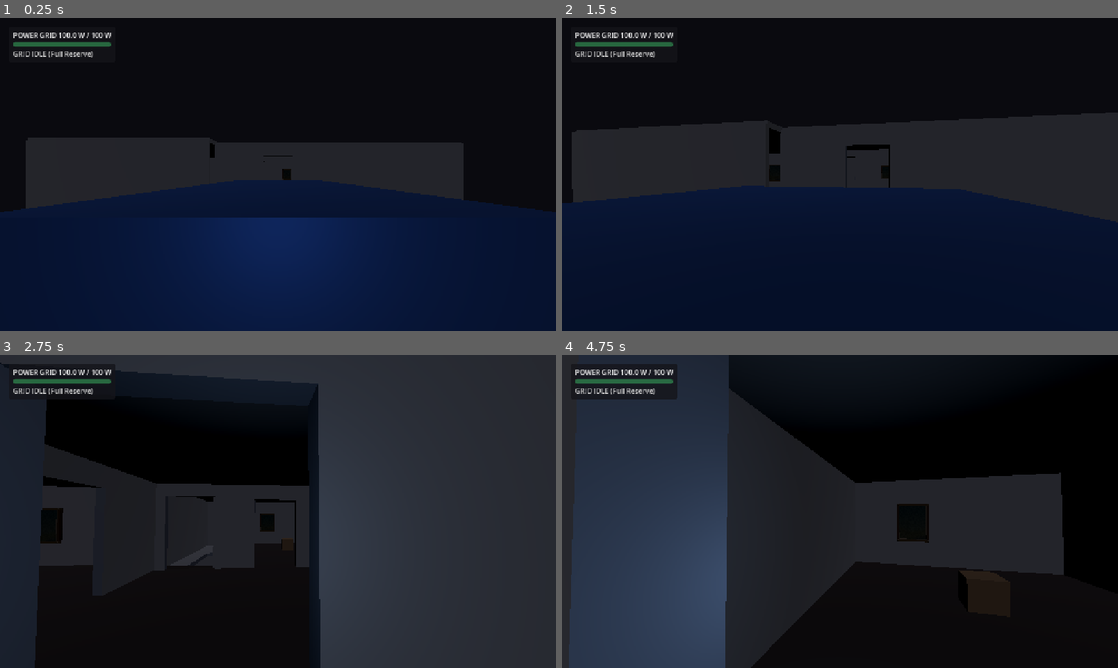
Above: before the commit, frames 1-4 (two rows, left to right).
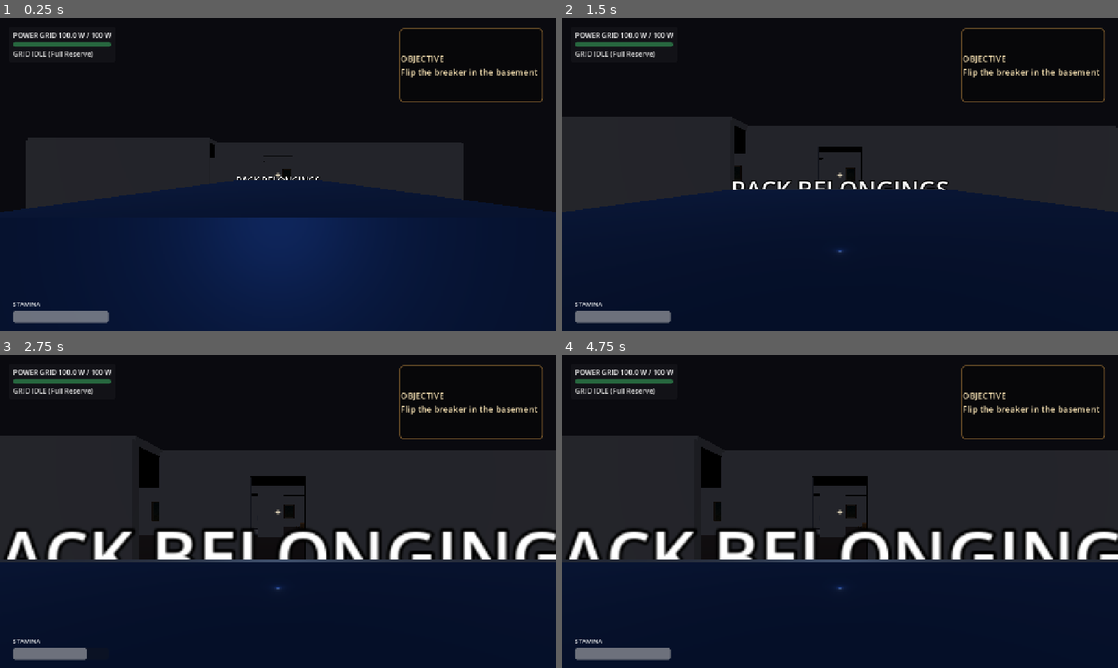
Above: after the commit, the same moments.

Repository: GameDevRocky/project-3
Game: Godot game, scene res://systems/core/main.tscn
Same seed, same stepped clock (60 frames per second), same inputs: the game is played once before the commit and once after it.
Inputs (mouse positions are in pixels of both pictures, inside the frame that each line leads up to):
- Up to frame 1 (0.25 s): no input
- Up to frame 2 (1.5 s): tap Enter (ui_accept) at 0.5, 0.77 s; move the mouse to (867, 174) at 0.52 s; hold E (interact) 0.53-1.28 s; hold W (move_forward) from 0.53 s (still down); click (867, 174) at 0.67 s; move the mouse to (812, 174) at 1.27 s; tap E (interact) at 1.35 s
- Up to frame 3 (2.75 s): keep holding W (move_forward); tap Enter (ui_accept) at 1.52 s; move the mouse to (289, 505) at 2.02 s; hold Shift (sprint) from 2.03 s (still down); tap E (interact) at 2.3 s
- Up to frame 4 (4.75 s): keep holding W (move_forward); move the mouse to (834, 517) at 2.77 s; release Shift (sprint) at 2.78 s; tap Q at 2.85 s; click (834, 517) at 2.92 s; tap Enter (ui_accept) at 3.02, 3.77, 4.52 s; tap E (interact) at 3.05, 3.8, 4.55 s; move the mouse to (878, 514) at 3.52 s; hold Ctrl 3.53-4.28 s; move the mouse to (795, 508) at 4.27 s; tap Alt at 4.35 s

The runs differ from the first frame. In frame 1, 1.5% of the frame differs, in the area x 2-98%, y 3-98%; in frame 2, 6.7%; in frame 3, 61%, in the area x 0-100%, y 0-100%; in frame 4, 60%.

Commit message:
integration: wire complete objective loop

Diff:
--- /dev/null
+++ b/systems/core/game_coordinator.gd
@@ -0,0 +1,196 @@
+class_name GameCoordinator
+extends Node
+
+const GameTypes = preload("res://systems/shared/game_types.gd")
+
+enum Phase {
+	STARTUP,
+	PACKING,
+	PORTRAIT,
+	WON,
+	LOST,
+}
+
+signal objective_updated(text: String)
+signal game_finished(won: bool, message: String)
+signal climax_began()
+
+var phase: Phase = Phase.STARTUP
+var climax_started: bool = false
+var ending_message: String = ""
+
+var _packed_boxes: Dictionary[int, bool] = {}
+var _player: PlayerController = null
+var _electrical: ElectricalSystem = null
+var _portraits: PortraitSystem = null
+var _ghost: GhostMonster = null
+var _trunk: CarTrunk = null
+var _breaker: BreakerPanel = null
+
+func _ready() -> void:
+	add_to_group("game_coordinator")
+	add_to_group("mcp_watch")
+	call_deferred("_wire_scene")
+
+func _unhandled_input(event: InputEvent) -> void:
+	if is_game_over() and event.is_action_pressed("interact") and get_tree() != null:
+		get_tree().reload_current_scene()
+
+func bind_systems(player: PlayerController, electrical: ElectricalSystem, portraits: PortraitSystem, ghost: GhostMonster, trunk: CarTrunk, breaker: BreakerPanel) -> void:
+	_disconnect_systems()
+	_player = player
+	_electrical = electrical
+	_portraits = portraits
+	_ghost = ghost
+	_trunk = trunk
+	_breaker = breaker
+	_connect_systems()
+	if _ghost != null and _player != null:
+		_ghost.set_target_player(_player)
+	objective_updated.emit(get_objective_text())
+
+func begin_packing() -> void:
+	if phase != Phase.STARTUP:
+		return
+	phase = Phase.PACKING
+	if _ghost != null:
+		_ghost.set_monster_dormant(false)
+	objective_updated.emit(get_objective_text())
+
+func record_packed_item(item_type: GameTypes.CarriedItemType) -> void:
+	if phase != Phase.PACKING or item_type < GameTypes.CarriedItemType.BOX_LIVING_ROOM or item_type > GameTypes.CarriedItemType.BOX_BASEMENT:
+		return
+	_packed_boxes[item_type] = true
+	if _packed_boxes.size() >= 4:
+		phase = Phase.PORTRAIT
+	objective_updated.emit(get_objective_text())
+
+func begin_portrait_climax() -> void:
+	if phase != Phase.PORTRAIT or climax_started:
+		return
+	climax_started = true
+	if _electrical != null:
+		_electrical.trip_breaker()
+	if _ghost != null:
+		_ghost.set_monster_dormant(false)
+	climax_began.emit()
+	objective_updated.emit(get_objective_text())
+
+func finish_portrait(was_safe: bool) -> void:
+	if phase != Phase.PORTRAIT:
+		return
+	if was_safe:
+		phase = Phase.WON
+		ending_message = "THE HOUSE IS BEHIND YOU\nThe last portrait is safe."
+	else:
+		phase = Phase.LOST
+		ending_message = "YOU BROUGHT IT WITH YOU\nThe entity escaped inside the portrait."
+	if _player != null:
+		_player.velocity = Vector3.ZERO
+	game_finished.emit(was_safe, ending_message)
+	objective_updated.emit(get_objective_text())
+
+func lose_to_ghost() -> void:
+	if is_game_over():
+		return
+	phase = Phase.LOST
+	ending_message = "THE DARKNESS FOUND YOU\nPress E to try again."
+	game_finished.emit(false, ending_message)
+	objective_updated.emit(get_objective_text())
+
+func update_entity_room(body: Node3D, room_id: GameTypes.RoomId) -> void:
+	if body is PlayerController:
+		(body as PlayerController).current_room = room_id
+	elif body is GhostMonster:
+		(body as GhostMonster).current_room = room_id
+
+func get_packed_box_count() -> int:
+	return _packed_boxes.size()
+
+func is_game_over() -> bool:
+	return phase == Phase.WON or phase == Phase.LOST
+
+func get_objective_text() -> String:
+	match phase:
+		Phase.STARTUP:
+			return "OBJECTIVE\nFlip the breaker in the basement"
+		Phase.PACKING:
+			return "OBJECTIVE — PACK THE CAR\n%s Living Room Box\n%s Dining Room Box\n%s Study Box\n%s Basement Box" % [
+				_box_mark(GameTypes.CarriedItemType.BOX_LIVING_ROOM),
+				_box_mark(GameTypes.CarriedItemType.BOX_DINING_ROOM),
+				_box_mark(GameTypes.CarriedItemType.BOX_STUDY),
+				_box_mark(GameTypes.CarriedItemType.BOX_BASEMENT),
+			]
+		Phase.PORTRAIT:
+			return "FINAL OBJECTIVE\n%s" % ("Escape to the car — it is coming" if climax_started else "Take the family portrait")
+		Phase.WON:
+			return "ESCAPED"
+		Phase.LOST:
+			return "FAILED"
+	return ""
+
+func _wire_scene() -> void:
+	var root: Node = get_parent()
+	if root == null:
+		return
+	var player: PlayerController = root.get_node_or_null("PlayerController") as PlayerController
+	var electrical: ElectricalSystem = root.get_node_or_null("ElectricalSystem") as ElectricalSystem
+	var portraits: PortraitSystem = root.get_node_or_null("PortraitSystem") as PortraitSystem
+	var ghost: GhostMonster = root.get_node_or_null("GhostMonster") as GhostMonster
+	var trunk: CarTrunk = get_tree().get_first_node_in_group("car_trunk") as CarTrunk if get_tree() != null else null
+	var breaker: BreakerPanel = get_tree().get_first_node_in_group("breaker_panel") as BreakerPanel if get_tree() != null else null
+	bind_systems(player, electrical, portraits, ghost, trunk, breaker)
+	var room_container: Node = root.get_node_or_null("RoomVolumes")
+	if room_container != null:
+		for child: Node in room_container.get_children():
+			if child is RoomVolume and not (child as RoomVolume).room_entered.is_connected(_on_room_entered):
+				(child as RoomVolume).room_entered.connect(_on_room_entered)
+
+func _connect_systems() -> void:
+	if _player != null:
+		if not _player.item_packed.is_connected(record_packed_item):
+			_player.item_packed.connect(record_packed_item)
+		if not _player.carried_item_changed.is_connected(_on_carried_item_changed):
+			_player.carried_item_changed.connect(_on_carried_item_changed)
+		if not _player.player_died.is_connected(lose_to_ghost):
+			_player.player_died.connect(lose_to_ghost)
+	if _breaker != null and not _breaker.breaker_interacted.is_connected(_on_breaker_interacted):
+		_breaker.breaker_interacted.connect(_on_breaker_interacted)
+	if _trunk != null and not _trunk.family_portrait_deposited.is_connected(finish_portrait):
+		_trunk.family_portrait_deposited.connect(finish_portrait)
+
+func _disconnect_systems() -> void:
+	if _player != null:
+		if _player.item_packed.is_connected(record_packed_item):
+			_player.item_packed.disconnect(record_packed_item)
+		if _player.carried_item_changed.is_connected(_on_carried_item_changed):
+			_player.carried_item_changed.disconnect(_on_carried_item_changed)
+		if _player.player_died.is_connected(lose_to_ghost):
+			_player.player_died.disconnect(lose_to_ghost)
+	if _breaker != null and _breaker.breaker_interacted.is_connected(_on_breaker_interacted):
+		_breaker.breaker_interacted.disconnect(_on_breaker_interacted)
+	if _trunk != null and _trunk.family_portrait_deposited.is_connected(finish_portrait):
+		_trunk.family_portrait_deposited.disconnect(finish_portrait)
+
+func _on_breaker_interacted(_new_state: GameTypes.BreakerState) -> void:
+	if phase == Phase.STARTUP:
+		begin_packing()
+
+func _on_carried_item_changed(item_type: GameTypes.CarriedItemType) -> void:
+	if item_type == GameTypes.CarriedItemType.FAMILY_PORTRAIT:
+		begin_portrait_climax()
+
+func _on_room_entered(body: Node3D, room_id: GameTypes.RoomId) -> void:
+	update_entity_room(body, room_id)
+
+func _box_mark(item_type: GameTypes.CarriedItemType) -> String:
+	return "[x]" if _packed_boxes.has(item_type) else "[ ]"
+
+func _mcp_state() -> Dictionary:
+	return {
+		"phase": phase,
+		"packed_boxes": get_packed_box_count(),
+		"climax_started": climax_started,
+		"game_over": is_game_over(),
+		"ending": ending_message,
+	}
--- /dev/null
+++ b/systems/core/game_hud.gd
@@ -0,0 +1,116 @@
+class_name GameHUD
+extends CanvasLayer
+
+var _coordinator: GameCoordinator = null
+var _player: PlayerController = null
+var _objective_label: Label = null
+var _prompt_label: Label = null
+var _stamina_bar: ProgressBar = null
+var _overlay: ColorRect = null
+var _ending_label: Label = null
+
+func _ready() -> void:
+	layer = 20
+	add_to_group("game_hud")
+	_build_interface()
+	call_deferred("_resolve_dependencies")
+
+func _process(_delta: float) -> void:
+	if _coordinator == null or not is_instance_valid(_coordinator) or _player == null or not is_instance_valid(_player):
+		_resolve_dependencies()
+	if _coordinator != null and _objective_label != null:
+		_objective_label.text = _coordinator.get_objective_text()
+	if _player != null:
+		if _prompt_label != null:
+			_prompt_label.text = _player.get_interaction_prompt()
+		if _stamina_bar != null:
+			_stamina_bar.value = _player.get_stamina_ratio() * 100.0
+	if _coordinator != null and _overlay != null:
+		_overlay.visible = _coordinator.is_game_over()
+		if _ending_label != null and _overlay.visible:
+			_ending_label.text = "%s\n\nPress E to restart" % _coordinator.ending_message
+
+func _resolve_dependencies() -> void:
+	if get_tree() == null:
+		return
+	_coordinator = get_tree().get_first_node_in_group("game_coordinator") as GameCoordinator
+	_player = get_tree().get_first_node_in_group("player") as PlayerController
+
+func _build_interface() -> void:
+	var root := Control.new()
+	root.name = "Interface"
+	root.set_anchors_and_offsets_preset(Control.PRESET_FULL_RECT)
+	add_child(root)
+
+	var objective_panel := PanelContainer.new()
+	objective_panel.name = "ObjectivePanel"
+	objective_panel.set_anchors_preset(Control.PRESET_TOP_RIGHT)
+	objective_panel.position = Vector2(-360.0, 24.0)
+	objective_panel.size = Vector2(330.0, 170.0)
+	var panel_style := StyleBoxFlat.new()
+	panel_style.bg_color = Color(0.025, 0.025, 0.035, 0.88)
+	panel_style.border_color = Color(0.58, 0.42, 0.2, 0.85)
+	panel_style.set_border_width_all(2)
+	panel_style.corner_radius_top_left = 8
+	panel_style.corner_radius_top_right = 8
+	panel_style.corner_radius_bottom_left = 8
+	panel_style.corner_radius_bottom_right = 8
+	objective_panel.add_theme_stylebox_override("panel", panel_style)
+	root.add_child(objective_panel)
+	_objective_label = Label.new()
+	_objective_label.name = "ObjectiveLabel"
+	_objective_label.text = "OBJECTIVE\nFlip the breaker in the basement"
+	_objective_label.add_theme_font_size_override("font_size", 20)
+	_objective_label.add_theme_color_override("font_color", Color(0.94, 0.86, 0.68))
+	_objective_label.autowrap_mode = TextServer.AUTOWRAP_WORD_SMART
+	objective_panel.add_child(_objective_label)
+
+	var crosshair := Label.new()
+	crosshair.name = "Crosshair"
+	crosshair.text = "+"
+	crosshair.horizontal_alignment = HORIZONTAL_ALIGNMENT_CENTER
+	crosshair.vertical_alignment = VERTICAL_ALIGNMENT_CENTER
+	crosshair.add_theme_font_size_override("font_size", 24)
+	crosshair.add_theme_color_override("font_color", Color(0.95, 0.9, 0.78, 0.9))
+	crosshair.set_anchors_preset(Control.PRESET_CENTER)
+	crosshair.position = Vector2(-16.0, -16.0)
+	crosshair.size = Vector2(32.0, 32.0)
+	root.add_child(crosshair)
+
+	_prompt_label = Label.new()
+	_prompt_label.name = "InteractionPrompt"
+	_prompt_label.horizontal_alignment = HORIZONTAL_ALIGNMENT_CENTER
+	_prompt_label.add_theme_font_size_override("font_size", 22)
+	_prompt_label.add_theme_color_override("font_color", Color(1.0, 0.92, 0.72))
+	_prompt_label.set_anchors_preset(Control.PRESET_CENTER_BOTTOM)
+	_prompt_label.position = Vector2(-300.0, -92.0)
+	_prompt_label.size = Vector2(600.0, 44.0)
+	root.add_child(_prompt_label)
+
+	var stamina_label := Label.new()
+	stamina_label.text = "STAMINA"
+	stamina_label.position = Vector2(30.0, 648.0)
+	stamina_label.add_theme_font_size_override("font_size", 14)
+	root.add_child(stamina_label)
+	_stamina_bar = ProgressBar.new()
+	_stamina_bar.name = "StaminaBar"
+	_stamina_bar.position = Vector2(30.0, 674.0)
+	_stamina_bar.size = Vector2(220.0, 18.0)
+	_stamina_bar.show_percentage = false
+	_stamina_bar.value = 100.0
+	root.add_child(_stamina_bar)
+
+	_overlay = ColorRect.new()
+	_overlay.name = "EndingOverlay"
+	_overlay.color = Color(0.015, 0.01, 0.018, 0.93)
+	_overlay.set_anchors_and_offsets_preset(Control.PRESET_FULL_RECT)
+	_overlay.visible = false
+	root.add_child(_overlay)
+	_ending_label = Label.new()
+	_ending_label.name = "EndingLabel"
+	_ending_label.horizontal_alignment = HORIZONTAL_ALIGNMENT_CENTER
+	_ending_label.vertical_alignment = VERTICAL_ALIGNMENT_CENTER
+	_ending_label.add_theme_font_size_override("font_size", 36)
+	_ending_label.add_theme_color_override("font_color", Color(0.92, 0.78, 0.62))
+	_ending_label.set_anchors_and_offsets_preset(Control.PRESET_FULL_RECT)
+	_overlay.add_child(_ending_label)
--- a/systems/core/main.tscn
+++ b/systems/core/main.tscn
@@ -7,6 +7,11 @@
 [ext_resource type="PackedScene" uid="uid://cdcgyx2hdjcgi" path="res://systems/electrical/electrical_system.tscn" id="5_electrical"]
 [ext_resource type="PackedScene" uid="uid://btx18iw2l5nto" path="res://systems/electrical/light_switch.tscn" id="6_switch"]
 [ext_resource type="PackedScene" path="res://systems/electrical/breaker_panel.tscn" id="7_breaker"]
+[ext_resource type="PackedScene" path="res://systems/ghost/ghost_monster.tscn" id="8_ghost"]
+[ext_resource type="Script" path="res://systems/core/game_coordinator.gd" id="9_coordinator"]
+[ext_resource type="Script" path="res://systems/core/game_hud.gd" id="10_hud"]
+[ext_resource type="PackedScene" path="res://systems/player/carryable_item.tscn" id="11_item"]
+[ext_resource type="PackedScene" path="res://systems/player/car_trunk.tscn" id="12_trunk"]
 
 [sub_resource type="StandardMaterial3D" id="Mat_Driveway"]
 albedo_color = Color(0.2, 0.2, 0.22, 1)
@@ -339,6 +344,10 @@
 [node name="PlayerController" parent="." unique_id=664864773 instance=ExtResource("4_player")]
 transform = Transform3D(1, 0, 0, 0, 1, 0, 0, 0, 1, 0, 0.2, 10)
 
+[node name="GhostMonster" parent="." instance=ExtResource("8_ghost")]
+transform = Transform3D(1, 0, 0, 0, 1, 0, 0, 0, 1, -2, -3.35, -13.5)
+current_room = 4
+
 [node name="Sockets" type="Node3D" parent="." unique_id=932006977]
 
 [node name="CarSocket" type="Node3D" parent="Sockets" unique_id=1765689428]
@@ -352,6 +361,9 @@
 [node name="TrunkSocket" type="Marker3D" parent="Sockets/CarSocket" unique_id=507670838]
 transform = Transform3D(1, 0, 0, 0, 1, 0, 0, 0, 1, 0, 0.6, -2.4)
 
+[node name="CarTrunk" parent="Sockets/CarSocket" instance=ExtResource("12_trunk")]
+transform = Transform3D(1, 0, 0, 0, 1, 0, 0, 0, 1, 0, 0.75, -2.4)
+
 [node name="BreakerPanelSocket" type="Node3D" parent="Sockets" unique_id=1932604493]
 transform = Transform3D(1, 0, 0, 0, 1, 0, 0, 0, 1, -2, -1.8, -15.85)
 
@@ -362,25 +374,30 @@
 
 [node name="MovingBoxSockets" type="Node3D" parent="Sockets" unique_id=2090193636]
 
-[node name="Box_LivingRoom" type="CSGBox3D" parent="Sockets/MovingBoxSockets" unique_id=1241057199]
+[node name="Box_LivingRoom" parent="Sockets/MovingBoxSockets" unique_id=1241057199 instance=ExtResource("11_item")]
 transform = Transform3D(1, 0, 0, 0, 1, 0, 0, 0, 1, -7, 0.45, -4)
-size = Vector3(0.6, 0.6, 0.6)
-material = SubResource("Mat_Box")
-
-[node name="Box_Study" type="CSGBox3D" parent="Sockets/MovingBoxSockets" unique_id=924452765]
+item_type = 1
+item_label = "Living Room Box"
+
+[node name="Box_Study" parent="Sockets/MovingBoxSockets" unique_id=924452765 instance=ExtResource("11_item")]
 transform = Transform3D(1, 0, 0, 0, 1, 0, 0, 0, 1, 6, 0.45, -4.5)
-size = Vector3(0.6, 0.6, 0.6)
-material = SubResource("Mat_Box")
-
-[node name="Box_DiningRoom" type="CSGBox3D" parent="Sockets/MovingBoxSockets" unique_id=70402999]
+item_type = 3
+item_label = "Study Box"
+
+[node name="Box_DiningRoom" parent="Sockets/MovingBoxSockets" unique_id=70402999 instance=ExtResource("11_item")]
 transform = Transform3D(1, 0, 0, 0, 1, 0, 0, 0, 1, 2, 0.45, -10)
-size = Vector3(0.6, 0.6, 0.6)
-material = SubResource("Mat_Box")
-
-[node name="Box_Basement" type="CSGBox3D" parent="Sockets/MovingBoxSockets" unique_id=1497196656]
+item_type = 2
+item_label = "Dining Room Box"
+
+[node name="Box_Basement" parent="Sockets/MovingBoxSockets" unique_id=1497196656 instance=ExtResource("11_item")]
 transform = Transform3D(1, 0, 0, 0, 1, 0, 0, 0, 1, -3.5, -3.2, -12)
-size = Vector3(0.6, 0.6, 0.6)
-material = SubResource("Mat_Box")
+item_type = 4
+item_label = "Basement Box"
+
+[node name="DustSheet" parent="Sockets/MovingBoxSockets" instance=ExtResource("11_item")]
+transform = Transform3D(1, 0, 0, 0, 1, 0, 0, 0, 1, -8.5, 0.28, -4.8)
+item_type = 5
+item_label = "Dust Sheet"
 
 [node name="LightFixtureSockets" type="Node3D" parent="Sockets" unique_id=627929496]
 
@@ -434,3 +451,9 @@
 [node name="Switch_Basement" parent="Sockets/SwitchSockets" unique_id=1144480087 instance=ExtResource("6_switch")]
 transform = Transform3D(1, 0, 0, 0, 1, 0, 0, 0, 1, -1.15, 1.2, -6.8)
 room_id = 4
+
+[node name="GameCoordinator" type="Node" parent="."]
+script = ExtResource("9_coordinator")
+
+[node name="GameHUD" type="CanvasLayer" parent="."]
+script = ExtResource("10_hud")
--- /dev/null
+++ b/tests/core/test_game_coordinator.gd
@@ -0,0 +1,97 @@
+extends GutTest
+
+const COORDINATOR_PATH := "res://systems/core/game_coordinator.gd"
+const PlayerControllerScene = preload("res://systems/player/player_controller.tscn")
+const ElectricalSystemScene = preload("res://systems/electrical/electrical_system.tscn")
+const GhostMonsterScene = preload("res://systems/ghost/ghost_monster.tscn")
+
+func test_startup_breaker_advances_to_packing_and_wakes_ghost() -> void:
+	var coordinator: Node = _make_coordinator()
+	if coordinator == null:
+		return
+	var player: PlayerController = PlayerControllerScene.instantiate()
+	var electrical: ElectricalSystem = ElectricalSystemScene.instantiate()
+	var ghost: GhostMonster = GhostMonsterScene.instantiate()
+	add_child_autoqfree(player)
+	add_child_autoqfree(electrical)
+	add_child_autoqfree(ghost)
+	coordinator.bind_systems(player, electrical, null, ghost, null, null)
+
+	assert_eq(coordinator.phase, 0)
+	coordinator.begin_packing()
+	assert_eq(coordinator.phase, 1)
+	assert_eq(ghost.get_ghost_state().mode, GameTypes.GhostMode.FREE_ROAM)
+
+func test_four_unique_boxes_advance_to_portrait_objective() -> void:
+	var coordinator: Node = _make_coordinator()
+	if coordinator == null:
+		return
+	coordinator.begin_packing()
+	coordinator.record_packed_item(GameTypes.CarriedItemType.BOX_LIVING_ROOM)
+	coordinator.record_packed_item(GameTypes.CarriedItemType.BOX_LIVING_ROOM)
+	coordinator.record_packed_item(GameTypes.CarriedItemType.BOX_DINING_ROOM)
+	coordinator.record_packed_item(GameTypes.CarriedItemType.BOX_STUDY)
+	assert_eq(coordinator.phase, 1, "A duplicate box cannot advance the objective")
+	coordinator.record_packed_item(GameTypes.CarriedItemType.BOX_BASEMENT)
+	assert_eq(coordinator.phase, 2)
+	assert_eq(coordinator.get_packed_box_count(), 4)
+	assert_true(coordinator.get_objective_text().contains("Take the family portrait"))
+
+func test_portrait_pickup_starts_blackout_climax() -> void:
+	var coordinator: Node = _make_coordinator()
+	if coordinator == null:
+		return
+	var player: PlayerController = PlayerControllerScene.instantiate()
+	var electrical: ElectricalSystem = ElectricalSystemScene.instantiate()
+	var ghost: GhostMonster = GhostMonsterScene.instantiate()
+	add_child_autoqfree(player)
+	add_child_autoqfree(electrical)
+	add_child_autoqfree(ghost)
+	coordinator.bind_systems(player, electrical, null, ghost, null, null)
+	coordinator.begin_packing()
+	for item_type: GameTypes.CarriedItemType in [GameTypes.CarriedItemType.BOX_LIVING_ROOM, GameTypes.CarriedItemType.BOX_DINING_ROOM, GameTypes.CarriedItemType.BOX_STUDY, GameTypes.CarriedItemType.BOX_BASEMENT]:
+		coordinator.record_packed_item(item_type)
+
+	coordinator.begin_portrait_climax()
+	assert_true(coordinator.climax_started)
+	assert_eq(electrical.breaker_state, GameTypes.BreakerState.TRIPPED)
+	assert_eq(ghost.get_ghost_state().mode, GameTypes.GhostMode.FREE_ROAM)
+
+func test_safe_portrait_wins_and_occupied_portrait_loses() -> void:
+	var winning: Node = _make_coordinator()
+	if winning == null:
+		return
+	winning.phase = 2
+	winning.finish_portrait(true)
+	assert_eq(winning.phase, 3)
+	assert_true(winning.is_game_over())
+
+	var losing: Node = _make_coordinator()
+	if losing == null:
+		return
+	losing.phase = 2
+	losing.finish_portrait(false)
+	assert_eq(losing.phase, 4)
+	assert_true(losing.is_game_over())
+
+func test_room_entry_updates_player_and_ghost_room_state() -> void:
+	var coordinator: Node = _make_coordinator()
+	if coordinator == null:
+		return
+	var player: PlayerController = PlayerControllerScene.instantiate()
+	var ghost: GhostMonster = GhostMonsterScene.instantiate()
+	add_child_autoqfree(player)
+	add_child_autoqfree(ghost)
+	coordinator.update_entity_room(player, GameTypes.RoomId.STUDY)
+	coordinator.update_entity_room(ghost, GameTypes.RoomId.PARLOR)
+	assert_eq(player.current_room, GameTypes.RoomId.STUDY)
+	assert_eq(ghost.current_room, GameTypes.RoomId.PARLOR)
+
+func _make_coordinator() -> Node:
+	var script_resource: Script = load(COORDINATOR_PATH) as Script
+	assert_not_null(script_resource, "GameCoordinator script must exist")
+	if script_resource == null:
+		return null
+	var coordinator: Node = script_resource.new()
+	add_child_autoqfree(coordinator)
+	return coordinator
Not shown, added: systems/core/game_coordinator.gd.uid
Not shown, added: systems/core/game_hud.gd.uid
Not shown, added: tests/core/test_game_coordinator.gd.uid
Not shown, changed: docs/features/integration/06-complete-gdd/03-todo.md
